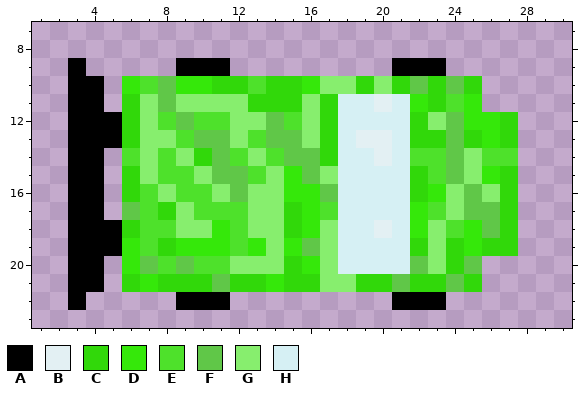
Two versions of one pixel-art sprite, src/Green.png. Above is the file before it was changed.
The file is 32x32 pixels. Shown: x 1..30, y 7..23. The old version is drawn lined up with the new one.
Palette (. is transparent): A #000000  B #e3f0f3  C #31d80a  D #35e80a  E #4ee12b  F #60c748  G #87ee6e  H #d6f0f4
Pixels before, first column x 3:
 9 A.....AAA.........AAA....
10 AA.DEFDDCCECCDGGCGCFCFC..
11 AA.CGFGGGGCCCGCHHBHDCED..
12 AAACGEFEEGGFEGCHHHHCGFDDC
13 AAACGGEFFGEFFGCHBBHCCFCDC
14 AA.EGEGCFEGEFFCHHBHEEFGEE
15 AA.CGEEGFFEGDFGHHHHCEFGDC
16 AA.CEGEEGFGGDDFHHHHCDGFGC
17 AA.FECGEEEGGCDEHHHHDEGFFC
18 AAACEEGGDEGGCDGHHBHDGEDFC
19 AAADECDDDEDGDFGHHHHCGCDCC
20 AA.DFEFEEGGGCDGHHHHFGCF..
21 AA.CDCCCFCCDCCGGCCFCCFC..
22 A.....AAA.........AAA....
Now the later version:
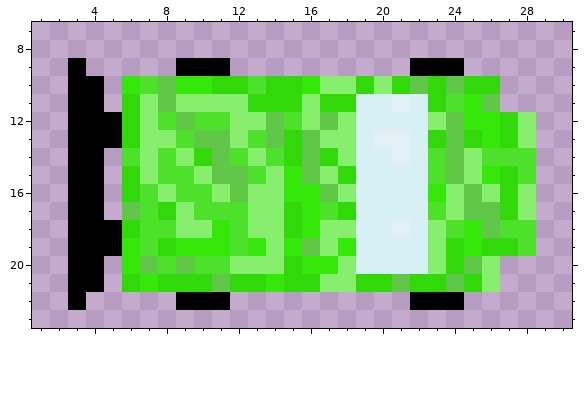
Commit message: hit detection
Difference:
{"change": "whole drawing moved by -1,-3 (the old picture is shown already moved)"}
{"y":9,"x":21,"old":"A","new":"."}
{"y":9,"x":24,"old":".","new":"A"}
{"y":10,"x":26,"old":".","new":"C"}
{"y":11,"x":18,"old":"H","new":"C"}
{"y":11,"x":20,"old":"BHD","new":"HBH"}
{"y":11,"x":26,"old":".","new":"F"}
{"y":12,"x":17,"old":"CH","new":"FG"}
{"y":12,"x":22,"old":"C","new":"H"}
{"y":12,"x":28,"old":".","new":"G"}
{"y":13,"x":15,"old":"FGCHB","new":"CFGGH"}
{"y":13,"x":21,"old":"HC","new":"BH"}
{"y":13,"x":28,"old":".","new":"G"}
{"y":14,"x":15,"old":"F","new":"C"}
{"y":14,"x":18,"old":"H","new":"G"}
{"y":14,"x":20,"old":"BHE","new":"HBH"}
{"y":14,"x":28,"old":".","new":"E"}
{"y":15,"x":18,"old":"H","new":"C"}
{"y":15,"x":22,"old":"C","new":"H"}
{"y":15,"x":28,"old":".","new":"E"}
{"y":16,"x":18,"old":"H","new":"G"}
{"y":16,"x":22,"old":"C","new":"H"}
{"y":16,"x":28,"old":".","new":"G"}
{"y":17,"x":18,"old":"H","new":"C"}
{"y":17,"x":22,"old":"D","new":"H"}
{"y":17,"x":28,"old":".","new":"G"}
{"y":18,"x":18,"old":"H","new":"G"}
{"y":18,"x":20,"old":"BHD","new":"HBH"}
{"y":18,"x":27,"old":"C.","new":"EE"}
{"y":19,"x":18,"old":"H","new":"D"}
{"y":19,"x":22,"old":"C","new":"H"}
{"y":19,"x":28,"old":".","new":"E"}
{"y":20,"x":17,"old":"GH","new":"DG"}
{"y":20,"x":22,"old":"F","new":"H"}
{"y":20,"x":26,"old":".","new":"G"}
{"y":21,"x":26,"old":".","new":"G"}
{"y":22,"x":21,"old":"A","new":"."}
{"y":22,"x":24,"old":".","new":"A"}
